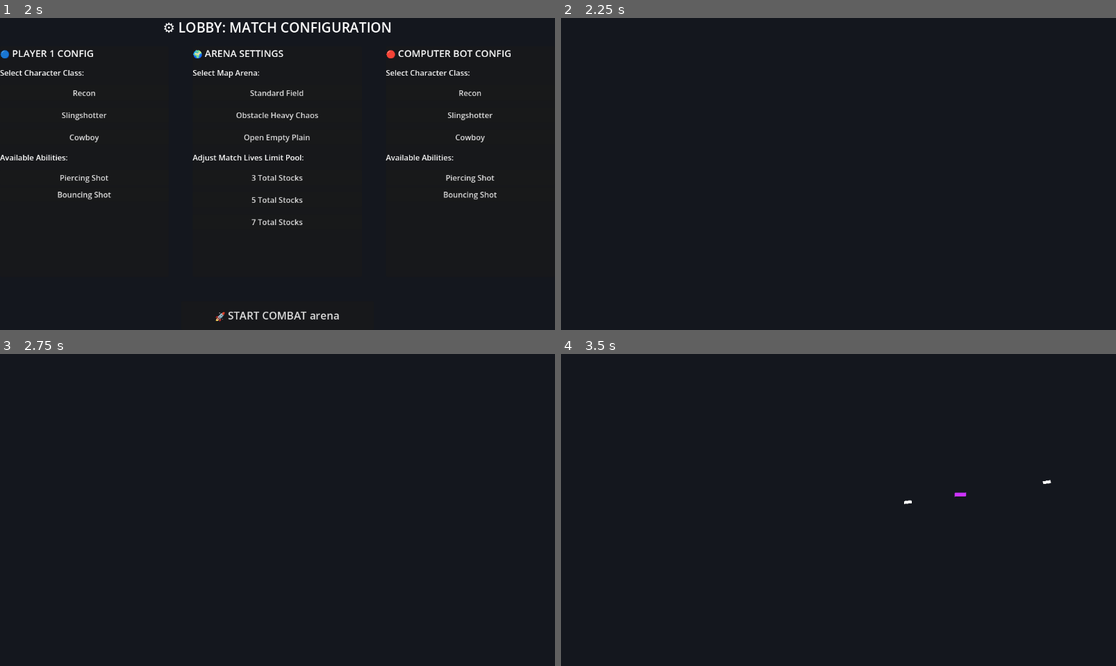
Above: before the commit, frames 1-4 (two rows, left to right).
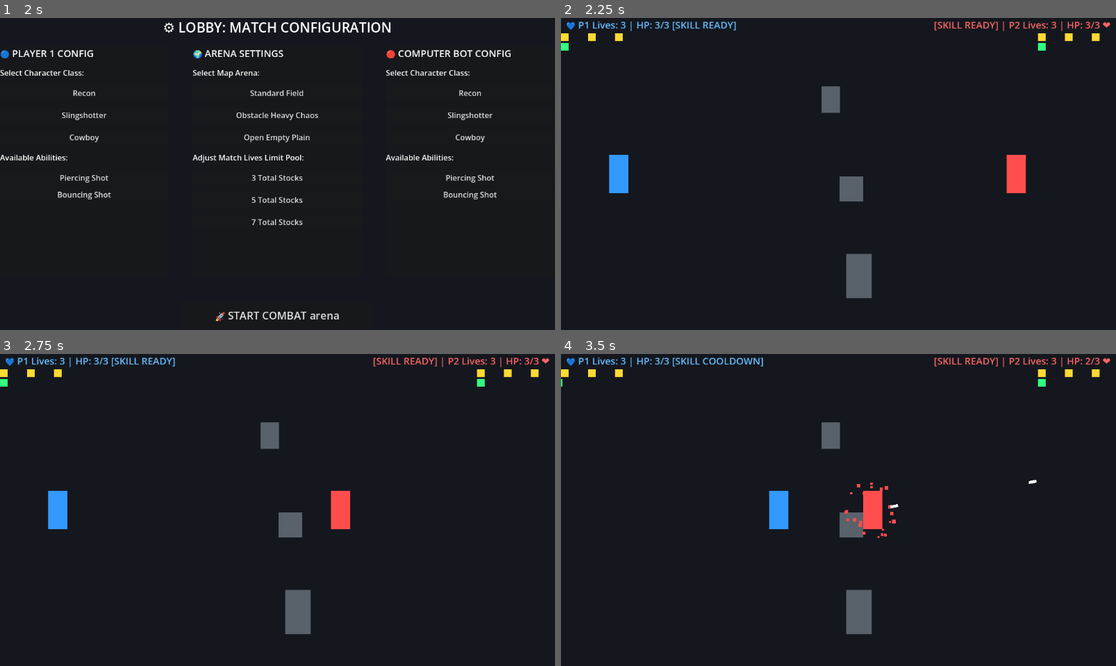
Above: after the commit, the same moments.

Repository: 548778-stack/Little-Duelers
Game: Godot game, scene res://CombatArena.tscn
Same seed, same stepped clock (60 frames per second), same inputs: the game is played once before the commit and once after it.
Inputs (mouse positions are in pixels of both pictures, inside the frame that each line leads up to):
- Up to frame 1 (2 s): click (277, 236) at 0.52 s; type "12" at 0.6 s; click "VS COMPUTER BOT (OFFLINE)" at 1.25 s
- Up to frame 2 (2.25 s): click "🚀 START COMBAT arena" at 2 s
- Up to frame 3 (2.75 s): no input
- Up to frame 4 (3.5 s): tap Enter at 2.75 s; move the mouse to (960, 494) at 2.77 s; hold D (move_right) from 2.78 s (still down); hold Middle mouse button (attack_ability) from 2.78 s (still down)

Frame 1 is identical in both runs. In frame 2, 3.2% of the frame differs, in the area x 0-99%, y 1-90%; in frame 3, 3.2%; in frame 4, 3.4%.
Error before the commit: Out of bounds get index '0' (on base: 'PackedInt32Array') (res://CombatArena.gd:436)

Commit message:
Fixed offline mode error

Diff:
--- a/CombatArena.gd
+++ b/CombatArena.gd
@@ -427,14 +427,19 @@
 		# --- SPAWN PLAYER 2 ---
 		player2 = player_scene.instantiate()
 		player2.name = "Player2"
-		add_child(player2) # MultiplayerSpawner automatically duplicates this to the guest!
+		add_child(player2)
 		player2.position = Vector2(screen_width - 120, screen_height / 2)
 		player2.setup_player(2, vs_ai_mode, p2_selected_character, p2_selected_skill)
 		player2.lives = starting_lives_setting
-
+		# --- FIXED SAFETY CHECKS ---
+		# Only attempt network authority token handshakes if we are actually online!
 		if multiplayer.multiplayer_peer != null:
-			var client_peer_id = multiplayer.get_peers()[0]
+			var client_peer_id = 1
+			if multiplayer.get_peers().size() > 0:
+				client_peer_id = multiplayer.get_peers()[0]
 			player2.set_multiplayer_authority(client_peer_id)
+		else:
+			player2.set_multiplayer_authority(1)
 			# Add synchronizer
 			var sync2 = MultiplayerSynchronizer.new()
 			var config2 = SceneReplicationConfig.new()
--- a/Player.gd
+++ b/Player.gd
@@ -69,6 +69,61 @@
 	time_since_last_normal = normal_cooldown_time
 	time_since_last_ability = active_ability_cooldown_time
 	ai_target_vector = position
+
+func _ready() -> void:
+	# 1. DELAY FRAME: Give Godot's network spawner a tiny fraction of a second
+	# to finish setting up peer network authority tokens before running calculations!
+	await get_tree().process_frame
+
+	var arena = get_parent()
+	if not is_instance_valid(arena):
+		print("❌ Player Error: No Combat Arena manager detected!")
+		return
+
+	# 2. DYNAMIC NETWORK ID ASSIGNMENT
+	# Check our native scene tree node name string to determine who we are!
+	if name == "Player1":
+		# Player 1 is always hosted by the Server/Host terminal
+		setup_player(1, false, arena.p1_selected_character, arena.p1_selected_skill)
+		lives = arena.starting_lives_setting
+		current_health = max_health
+
+		# Build the physical Blue box visual layer directly on both machines
+		var visual = ColorRect.new()
+		visual.size = Vector2(40, 80)
+		visual.position = Vector2(-20, -40) # Pivot center offset
+		visual.color = Color(0.2, 0.6, 1.0)
+		add_child(visual)
+
+	elif name == "Player2":
+		# Player 2 can be an offline bot OR a remote connected peer client machine
+		setup_player(2, arena.vs_ai_mode, arena.p2_selected_character, arena.p2_selected_skill)
+		lives = arena.starting_lives_setting
+		current_health = max_health
+
+		# Build the physical Red box visual layer directly on both machines
+		var visual = ColorRect.new()
+		visual.size = Vector2(40, 80)
+		visual.position = Vector2(-20, -40)
+		visual.color = Color(1.0, 0.3, 0.3)
+		add_child(visual)
+
+	# 3. UNIVERSAL COLLIDER COMPILATION
+	# Ensure the physical boundary lines construct themselves on both monitors safely!
+	var collider = CollisionShape2D.new()
+	var box_shape = RectangleShape2D.new()
+	box_shape.size = Vector2(40, 80)
+	collider.shape = box_shape
+	add_child(collider)
+
+	# Calculate a safe printable role name string depending on if we are online or offline
+	var authority_info = "Local PC"
+	if multiplayer.multiplayer_peer != null:
+		authority_info = str(is_multiplayer_authority())
+
+	print("✅ Network Character Initialized: ", name, " | Class: ", character_class, " | Authority: ", authority_info)
+
+
 
 func _physics_process(delta: float) -> void:
 	# P2P NETWORK SHIELD: Drop computing inputs if this machine does not own this specific character block!
--- a/Projectile.gd
+++ b/Projectile.gd
@@ -5,11 +5,15 @@
 var attacker_id: int = 1
 var damage_type: String = "normal"
 
-# --- NEW: 360 DEGREE MOUSE TRAJECTORY VECTOR ---
+# --- 360 DEGREE MOUSE TRAJECTORY VECTOR ---
 var velocity_vector: Vector2 = Vector2.RIGHT
 
 var target_initial_y: float = -999.0
 var marksman_redirected: bool = false
+
+# --- BOUNCING MECHANICS STACKS ---
+var bounce_count: int = 0
+var max_bounces: int = 3
 
 func set_vector_trajectory(dir_vector: Vector2) -> void:
 	velocity_vector = dir_vector.normalized()
@@ -36,6 +40,11 @@
 			visual.size = Vector2(16, 6)
 			visual.color = Color(1.0, 0.5, 0.0)
 			speed = 800.0
+		"bouncing_normal":
+			# NEW: Visually render the Slingshotter's bouncing projectile block
+			visual.size = Vector2(16, 8)
+			visual.color = Color(0.0, 0.9, 1.0) # Bright Glowing Neon Cyan
+			speed = 750.0
 		_:
 			visual.size = Vector2(16, 6)
 			visual.color = Color(1.0, 1.0, 1.0)
@@ -67,40 +76,67 @@
 
 	# --- 🎯 SMOOTH ARC STEERING & RECOVERY MATRIX ---
 	if is_tracking_bullet and is_instance_valid(enemy):
-		# 1. Base tracking behavior: Constantly calculate a pulling force toward the enemy target position
 		var target_dir = global_position.direction_to(enemy.global_position)
-
-		# 2. Obstacle Evasion Radar
 		var avoidance_force = Vector2.ZERO
 
 		for child in arena.get_children():
 			if child.name.begins_with("Obstacle_"):
 				var dist = global_position.distance_to(child.global_position)
-				# Only trigger evasion if the bullet enters the danger bubble radius
 				if dist < 110.0:
-					# Is the projectile actually traveling toward the obstacle horizontally?
 					var approach_check = velocity_vector.dot(global_position.direction_to(child.global_position))
 					if approach_check > 0.0:
-						# Generate a pushing force perpendicular/away from the center point of that stone pillar
 						var away_dir = child.global_position.direction_to(global_position)
-						# The closer the bullet gets, the harder the radar pushes it away
 						var strength = (110.0 - dist) / 110.0
 						avoidance_force += away_dir * strength * 3.5
-		# 3. Combine both vectors together!
-		# This blends the tracking pull and the obstacle avoidance push seamlessly
 		var final_steering_dir = (target_dir + avoidance_force).normalized()
-
-		# Smoothly rotate the current flight path toward the new calculated direction vector over time
-		# 6.0 control tracking weight ensures tight, sharp snapping speeds
 		velocity_vector = velocity_vector.move_toward(final_steering_dir, delta * 6.0).normalized()
 		rotation = velocity_vector.angle()
+
 	# --- UNIFIED FLIGHT VECTOR MOTION ---
 	global_position += velocity_vector * speed * delta
 
 	var view_size = get_viewport_rect().size
-	if position.x < -50 or position.x > view_size.x + 50 or position.y < -50 or position.y > view_size.y + 50:
-		queue_free()
 
+	# --- 🌍 NEW: BOUNCING SHOT WALL INTERSECTION DETECTOR ---
+	if damage_type == "bouncing_normal":
+		var hit_wall = false
+
+		# Bounce off Top and Bottom screen borders safely
+		if global_position.y <= 15.0:
+			global_position.y = 15.0
+			velocity_vector.y = abs(velocity_vector.y) # Force down vector direction
+			hit_wall = true
+		elif global_position.y >= view_size.y - 15.0:
+			global_position.y = view_size.y - 15.0
+			velocity_vector.y = -abs(velocity_vector.y) # Force up vector direction
+			hit_wall = true
+
+		# Bounce off Left and Right map border walls safely
+		if global_position.x <= 15.0:
+			global_position.x = 15.0
+			velocity_vector.x = abs(velocity_vector.x) # Force right vector direction
+			hit_wall = true
+		elif global_position.x >= view_size.x - 15.0:
+			global_position.x = view_size.x - 15.0
+			velocity_vector.x = -abs(velocity_vector.x) # Force left vector direction
+			hit_wall = true
+
+		if hit_wall:
+			bounce_count += 1
+			rotation = velocity_vector.angle()
+
+			# Trigger an aesthetic dust particle spark burst at the bounce coordinates
+			if arena.has_method("spawn_hit_particles"):
+				arena.spawn_hit_particles(global_position, Color(1.0, 1.0, 1.0))
+
+			# If it completes 3 ricochets, wipe the bullet from memory
+			if bounce_count >= max_bounces:
+				queue_free()
+				return
+	else:
+		# Standard basic bullet boundary cleanup rule
+		if position.x < -50 or position.x > view_size.x + 50 or position.y < -50 or position.y > view_size.y + 50:
+			queue_free()
 
 func _on_body_entered(body: Node) -> void:
 	if body.name.begins_with("Obstacle_"):
